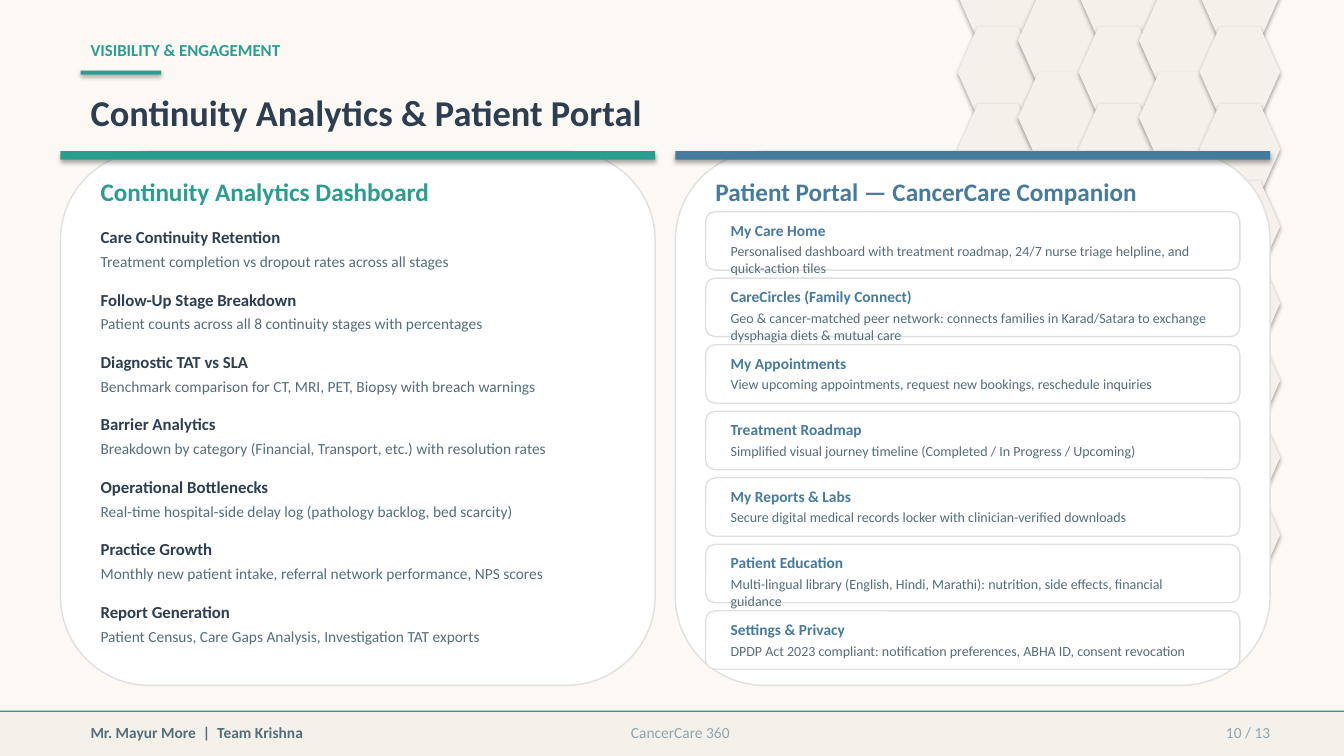
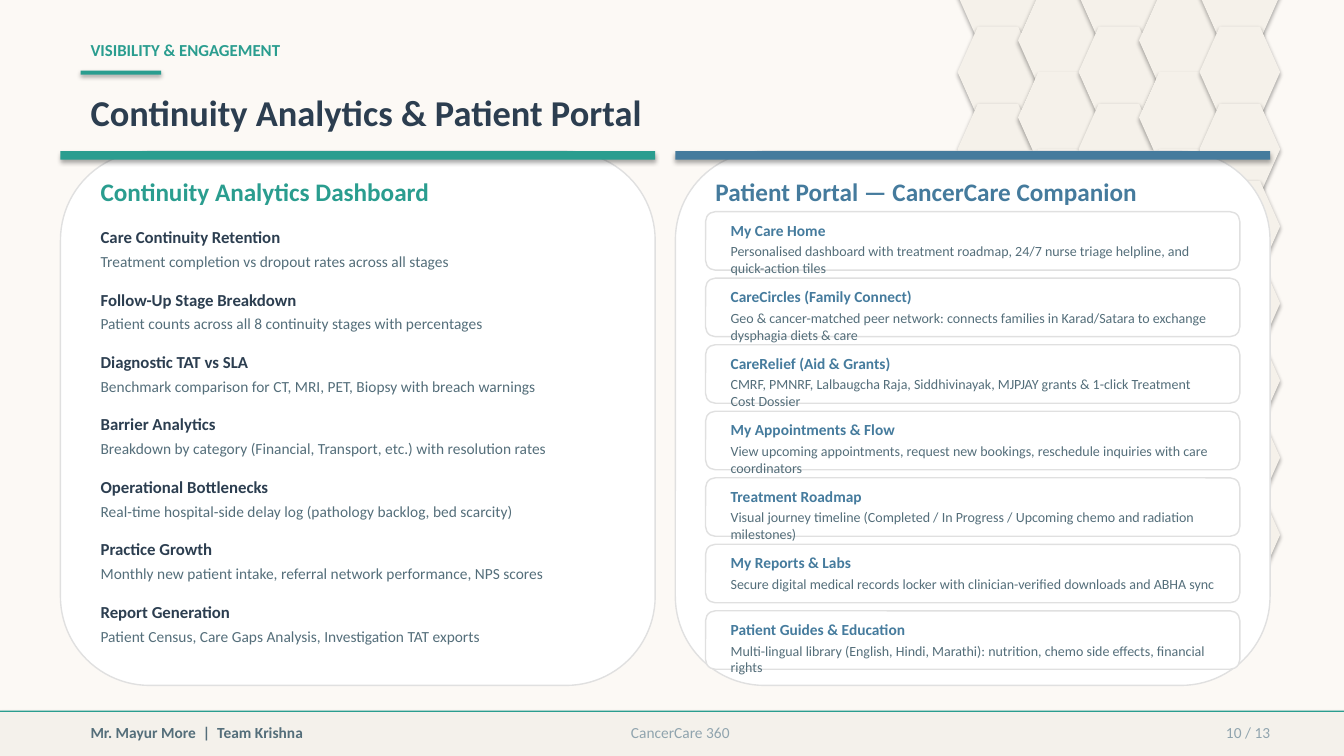
Before and after one commit to onerfusionme/CancerCare360, a slide deck: slide 10 of CancerCare360_Pitch_Deck.pptx. Drawn at 1344x756 pixels with LibreOffice and Linux fonts; fonts in the diff are those of the drawing. Boxes give left, top, right and bottom in pixels: in the first picture for what was removed or moved away, otherwise in the second. Text is boxed around its words. In the diff, an @@ line names an element or a change of style, - is before the commit and + after.

Commit message:
docs: regenerate pitch deck with CareRelief financial aid and trust funds navigator

```diff
--- a/CancerCare360_Pitch_Deck.pptx
+++ b/CancerCare360_Pitch_Deck.pptx
@@ text at [731, 313, 1206, 343]: text changed @@
-Geo & cancer-matched peer network: connects families in Karad/Satara to exchange dysphagia diets & mutual care
+Geo & cancer-matched peer network: connects families in Karad/Satara to exchange dysphagia diets & care
@@ text at [731, 358, 890, 371]: text changed @@
-My Appointments
+CareRelief (Aid & Grants)
@@ text at [731, 379, 1191, 406]: text changed @@
-View upcoming appointments, request new bookings, reschedule inquiries
+CMRF, PMNRF, Lalbaugcha Raja, Siddhivinayak, MJPJAY grants & 1-click Treatment Cost Dossier
@@ text at [731, 446, 1207, 473]: text changed @@
-Simplified visual journey timeline (Completed / In Progress / Upcoming)
+View upcoming appointments, request new bookings, reschedule inquiries with care coordinators
@@ text added at [731, 424, 895, 438], 11 pt, text #457B9D, bold @@
+My Appointments & Flow
@@ text "Treatment Roadmap": place and size @@
-text "Treatment Roadmap" at [731, 424, 862, 438]
+text "Treatment Roadmap" at [731, 491, 862, 505]
@@ text at [731, 512, 1194, 541]: text changed @@
-Secure digital medical records locker with clinician-verified downloads
+Visual journey timeline (Completed / In Progress / Upcoming chemo and radiation milestones)
@@ text "My Reports & Labs": place and size @@
-text "My Reports & Labs" at [731, 491, 850, 505]
+text "My Reports & Labs" at [731, 557, 850, 571]
@@ text removed at [731, 557, 843, 568] @@
-Patient Education
@@ text at [731, 579, 1214, 592]: text changed @@
-Multi-lingual library (English, Hindi, Marathi): nutrition, side effects, financial guidance
+Secure digital medical records locker with clinician-verified downloads and ABHA sync
@@ text at [731, 624, 905, 635]: text changed @@
-Settings & Privacy
+Patient Guides & Education
@@ text at [731, 646, 1205, 675]: text changed @@
-DPDP Act 2023 compliant: notification preferences, ABHA ID, consent revocation
+Multi-lingual library (English, Hindi, Marathi): nutrition, chemo side effects, financial rights
```
Also in this commit, not shown: 1 other slide changed.
